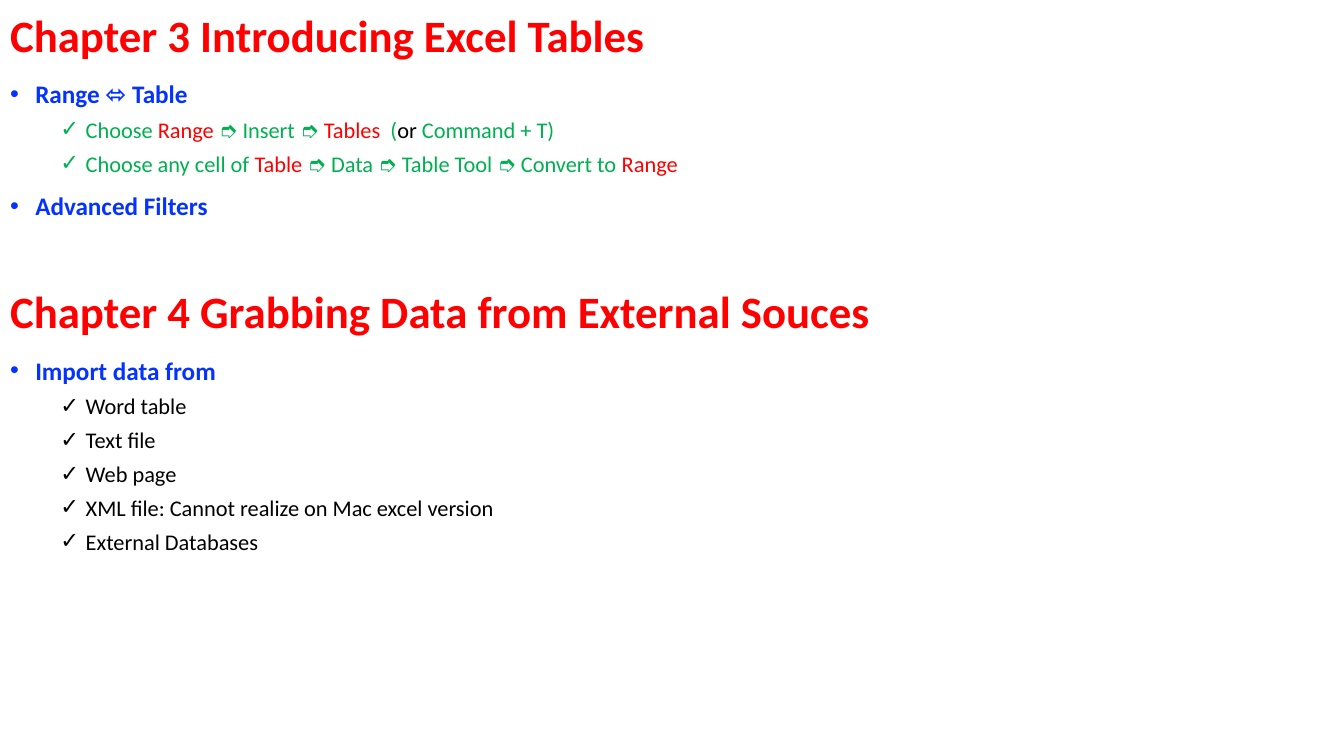
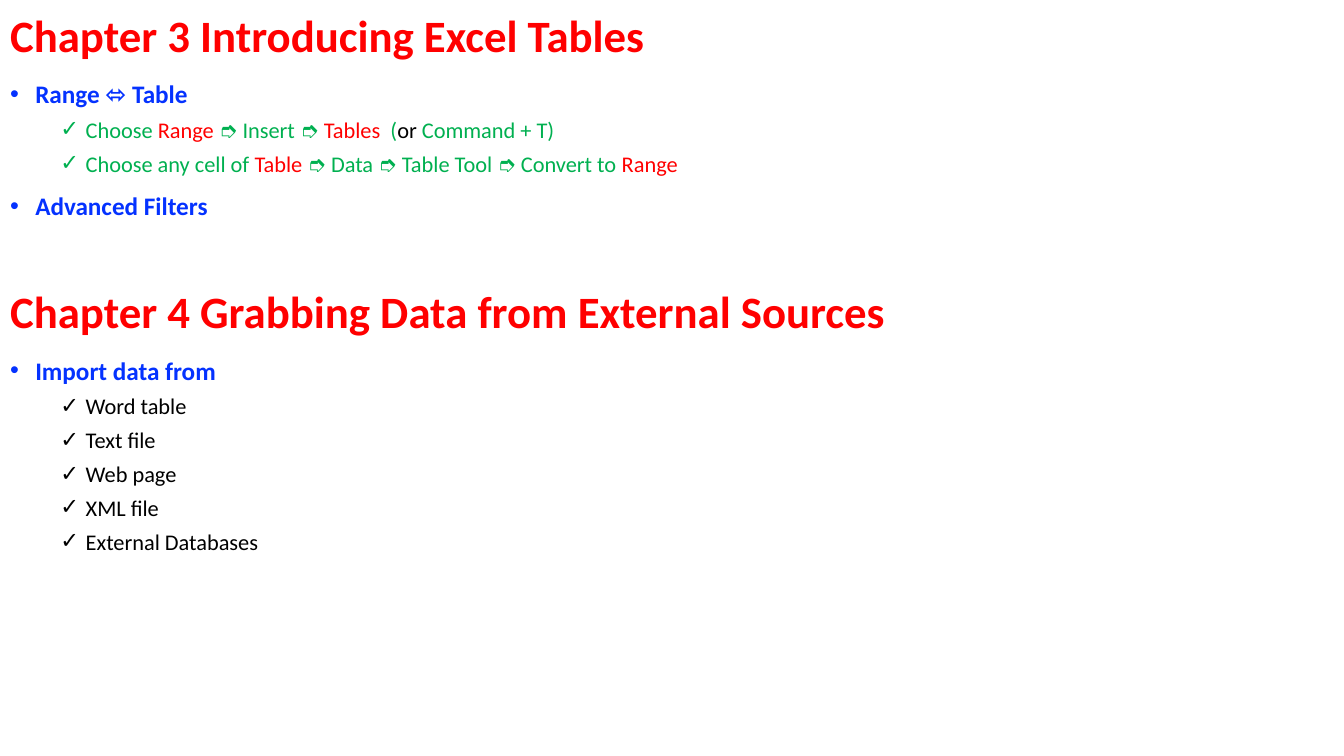
Before and after one commit to ArielMei/arielmei.github.io, a slide deck: slide 5 of EXCEL/ExcelDataAnalysisFD_Examples/Excel data analysis for dummies Outline.pptx. Drawn at 1344x756 pixels with LibreOffice and Linux fonts; fonts in the diff are those of the drawing. Boxes give left, top, right and bottom in pixels: in the first picture for what was removed or moved away, otherwise in the second. Text is boxed around its words. In the diff, an @@ line names an element or a change of style, - is before the commit and + after.

```diff
--- a/EXCEL/ExcelDataAnalysisFD_Examples/Excel data analysis for dummies Outline.pptx
+++ b/EXCEL/ExcelDataAnalysisFD_Examples/Excel data analysis for dummies Outline.pptx
@@ text at (x1=10, y1=296, x2=885, y2=336): text changed @@
-Chapter 4 Grabbing Data from External Souces
+Chapter 4 Grabbing Data from External Sources
@@ text at (x1=86, y1=500, x2=159, y2=516): text changed @@
-  ✓ XML file: Cannot realize on Mac excel version
+  ✓ XML file
```
Also in this commit, not shown: 1 other slide changed, 2 slides added, 8 other files.
